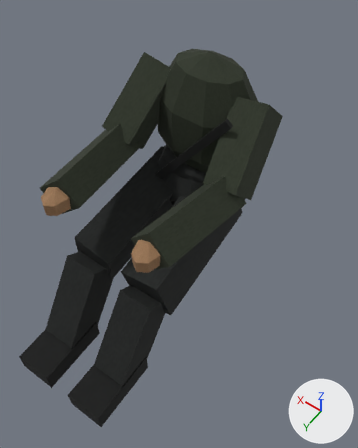
The glTF model art/temple/intro/driver.glb: old version first, new version second.
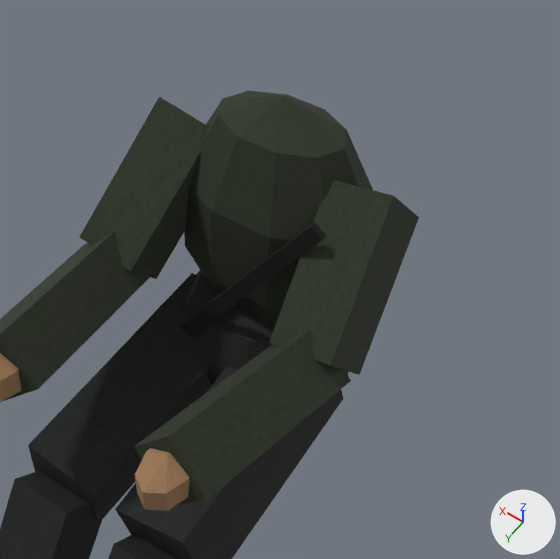
There are two pictures of each version: one whole from a camera (50 mm lens) standing at (-1.218, 1.604, 2.277) and looking at (-0.579, 0.711, 0.872), one close up on the part from 17% to 100% of the width and 0% to 67% of the height. Lighting does not change. The marker at lower right points along +X, +Y and +Z. The first two pictures are the older version. Vertices at exactly the same position are counted once.

Objects in the first close-up: 'driver'.
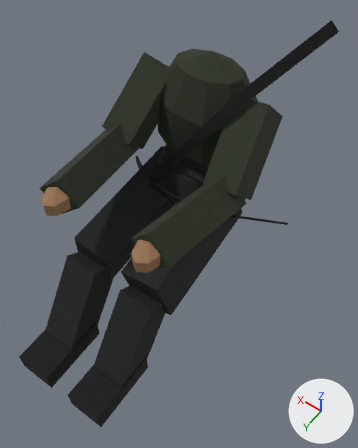
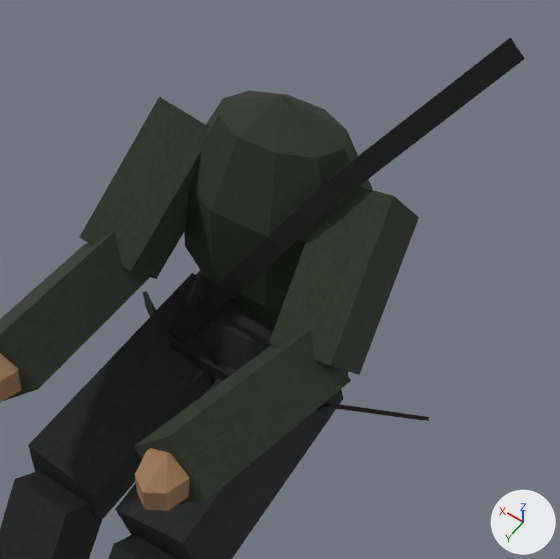
Where the change shows, as pixel boxes [x1, y1, x2, y2] in the close-ups (560 x 559 px):
'driver', reshaped: before [0, 91, 419, 559]; after [0, 38, 525, 559]
part 1 of me_driver, built on: before [179, 222, 326, 335]; after [143, 38, 525, 421]

Diff of the bpy script that builds the scene:
```diff
--- a/art/temple/intro/driver.glb.py
+++ b/art/temple/intro/driver.glb.py
@@ me_driver @@
 # used by ob_driver; location = (0.0, 0.0, 0.0)
-me_driver.from_pydata(...)  # 198 vertices, 336 faces; spans x -0.767..-0.133, y 0.219..1.325, z 0.315..1.33
+me_driver.from_pydata(...)  # 310 vertices, 504 faces; spans x -0.822..-0.133, y 0.178..1.325, z 0.315..1.47
+# me_driver part 1
+# 8 vertices are removed from x -0.633..-0.307, y 0.478..0.532, z 0.77..1.21
+# 12 faces are deleted
+# 80 vertices are added at x -0.822..-0.177, y 0.178..0.579, z 0.511..1.47
+# 24 new vertices lie (0.035, 0.0, 0.022) away from vertices in x -0.629..-0.361, y 0.418..0.556, z 0.812..1.236
+# 8 new vertices lie (0.034, 0.0, 0.022) away from vertices in x -0.595..-0.327, y 0.468..0.557, z 0.759..1.183
+# 168 new faces join them
+# other edits to the shape of me_driver do not show in these pictures
 me_driver.materials.append(mat_sedan___crisp_cloth_and_worn_plastic)
```
